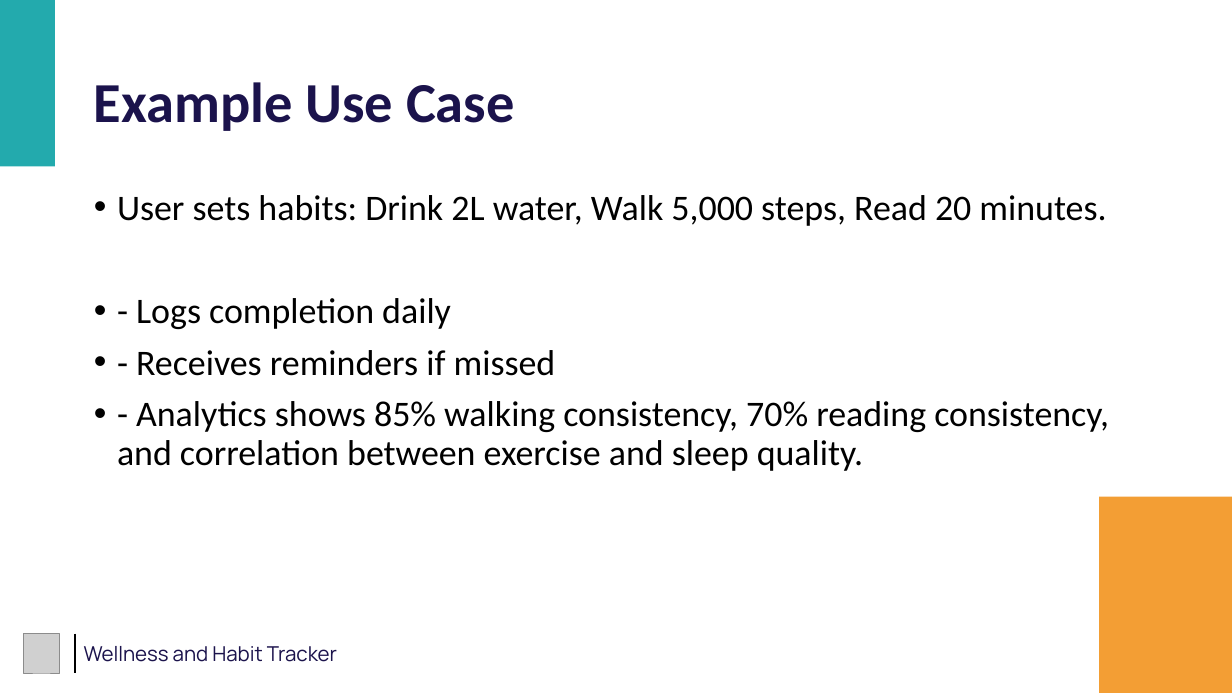
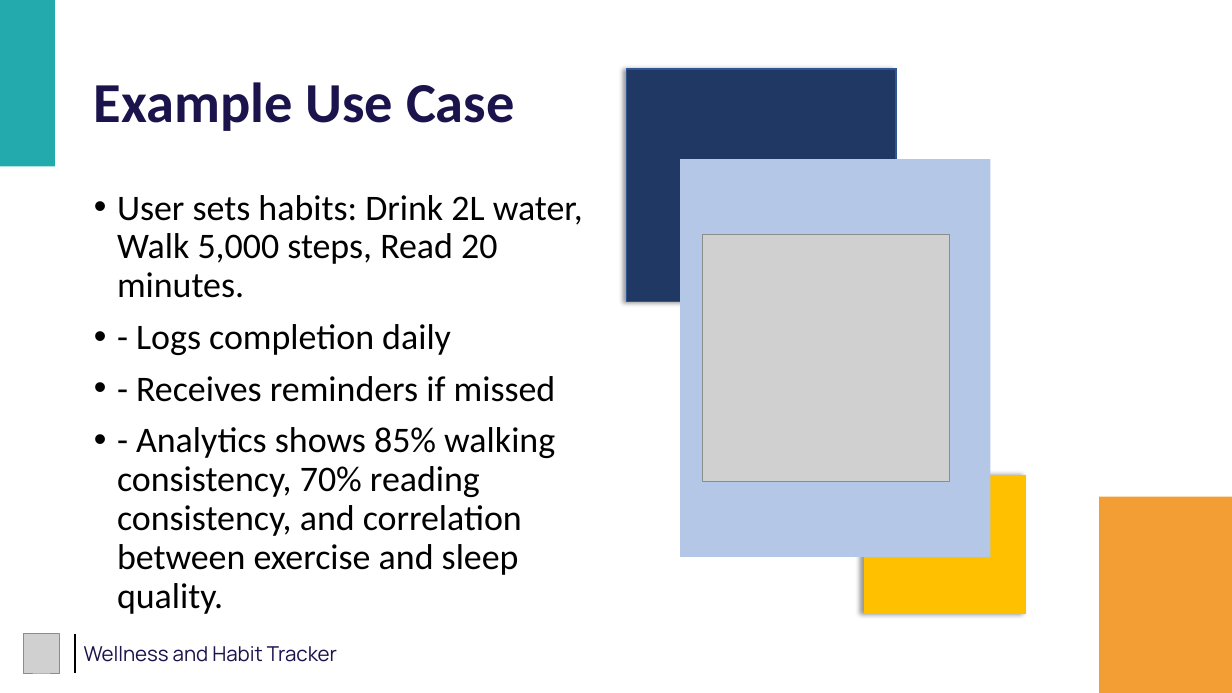
Before and after one commit to vaishnav2002-rma/wellness_habit_tracker, a slide deck: slide 11 of ZennialPro_Project_PPT.pptx (slide 10 before the commit). Drawn at 1232x693 pixels with LibreOffice and Linux fonts; fonts in the diff are those of the drawing; grey boxes stand for pictures. Boxes give left, top, right and bottom in pixels: in the first picture for what was removed or moved away, otherwise in the second. Text is boxed around its words. In the diff, an @@ line names an element or a change of style, - is before the commit and + after.

```diff
--- a/ZennialPro_Project_PPT.pptx
+++ b/ZennialPro_Project_PPT.pptx
@@ rectangle added at box(627, 69, 896, 302), fill #203864, outline #2F5597 1 pt @@
@@ rectangle added at box(680, 159, 991, 557), fill #B4C7E7 @@
@@ text "User sets habits: Drink 2L ..." rewrapped from box(117, 195, 1109, 471) to box(117, 195, 583, 614) @@
@@ picture added at box(703, 235, 950, 482) @@
@@ rectangle added at box(864, 476, 1025, 614), fill #FFC000, outline #FFC000 1 pt @@
```
Also in this commit, not shown: 9 other slides changed, 2 slides added, 4 other files.
